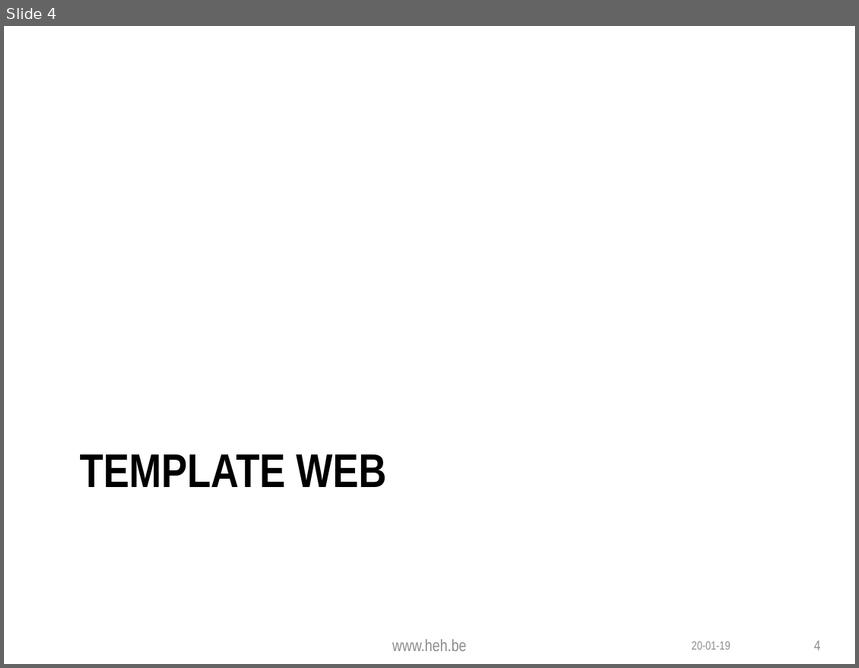
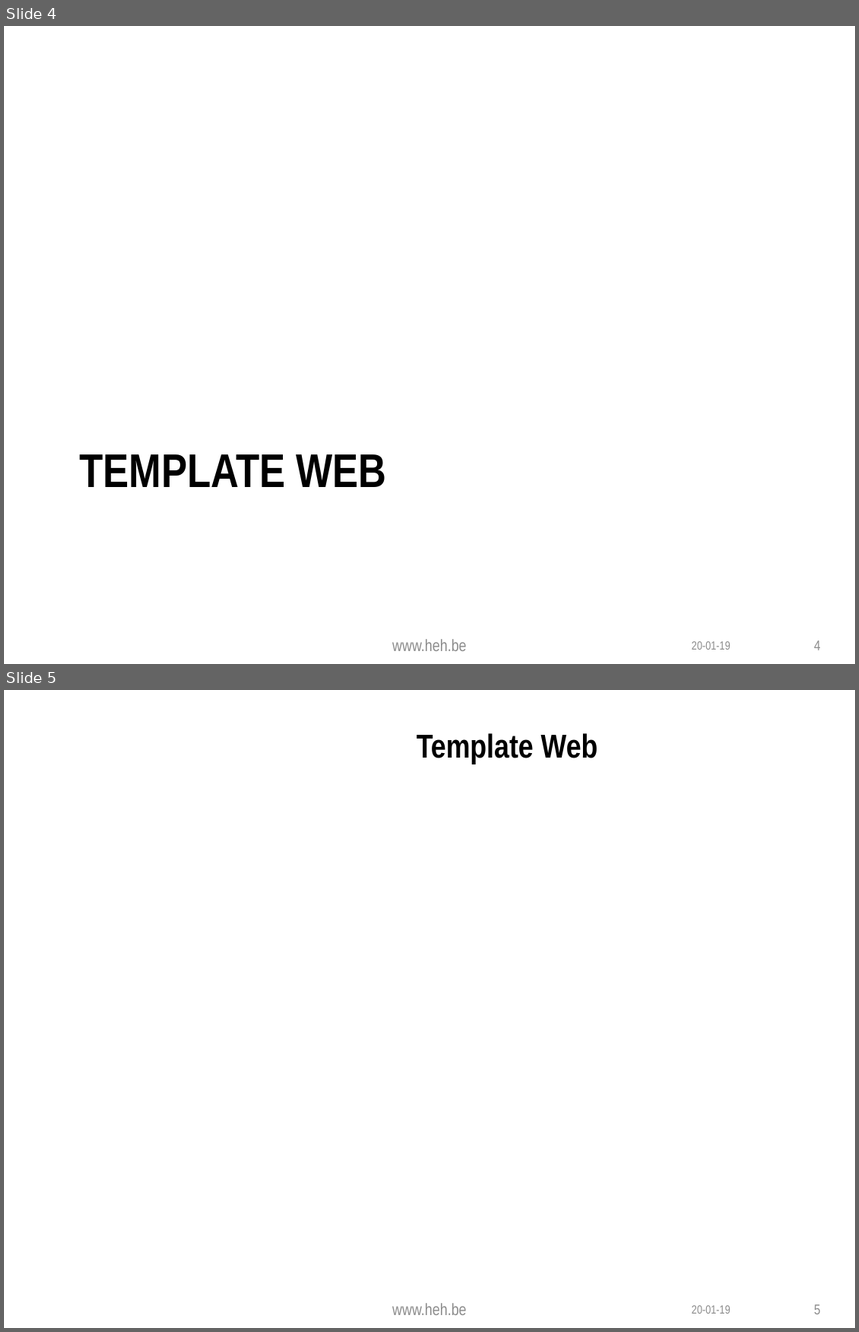
Before and after one commit to skyleck/TFE-Pi_Home, a slide deck: présentation power point/Présentation avancement TFE.pptx. Shown one above the other, each under a label of ours: slide 4 before the commit, slides 4 and 5 after it. The pictures are 859x668 and 859x1332 pixels, drawn with LibreOffice and Linux fonts; fonts in the diff are those of the drawing; background and template pictures are left out. Boxes give left, top, right and bottom in pixels: in the first picture for what was removed or moved away, otherwise in the second. Text is boxed around its words. In the diff, an @@ line names an element or a change of style, - is before the commit and + after.

```diff
--- a/présentation power point/Présentation avancement TFE.pptx
+++ b/présentation power point/Présentation avancement TFE.pptx
@@ slide 5 added at bbox=[4, 690, 855, 1328], background picture (left out) @@
@@ title added at bbox=[417, 733, 598, 764], 28 pt, text #000000, bold @@
+Template Web
@@ text added at bbox=[392, 1303, 466, 1315], 14 pt, text #8C8C8C @@
+www.heh.be
@@ page number added at bbox=[814, 1305, 821, 1315], 12 pt, text #8C8C8C @@
+5
@@ text added at bbox=[692, 1306, 731, 1314], 10 pt, text #8C8C8C @@
+20-01-19
```
